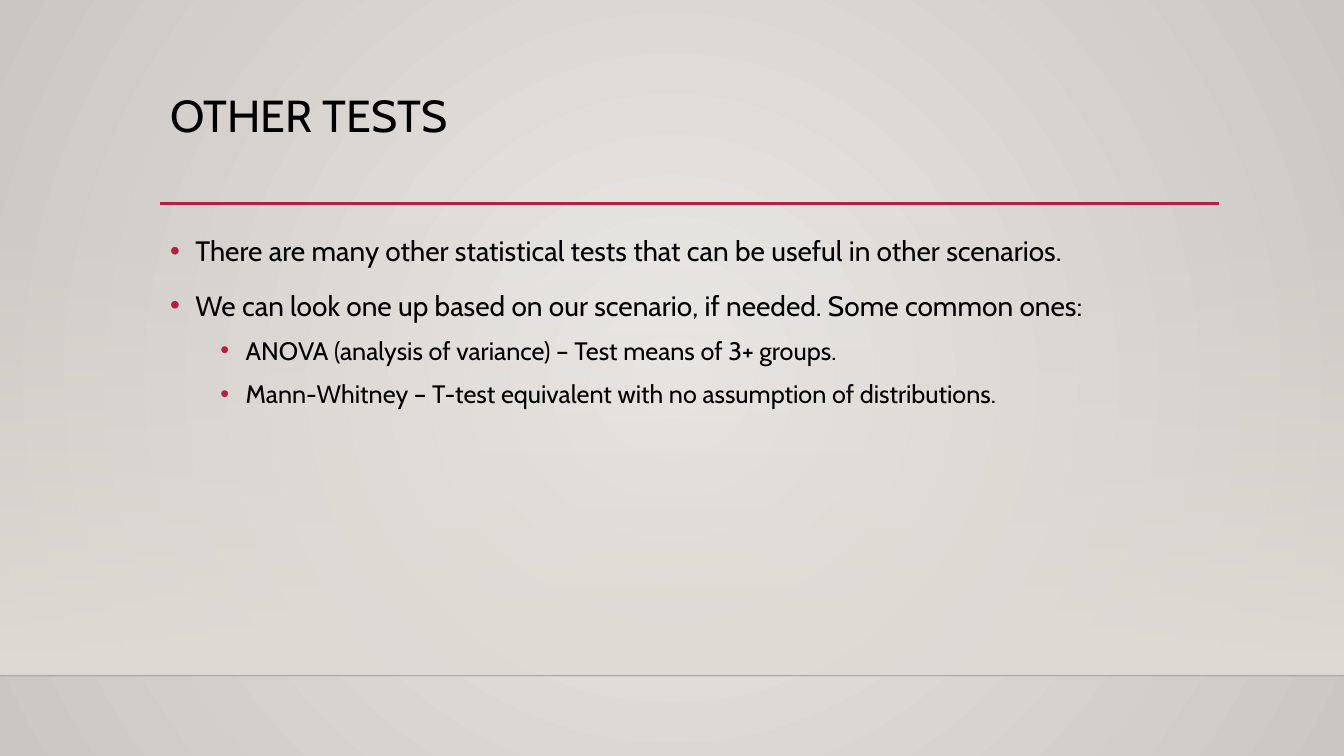
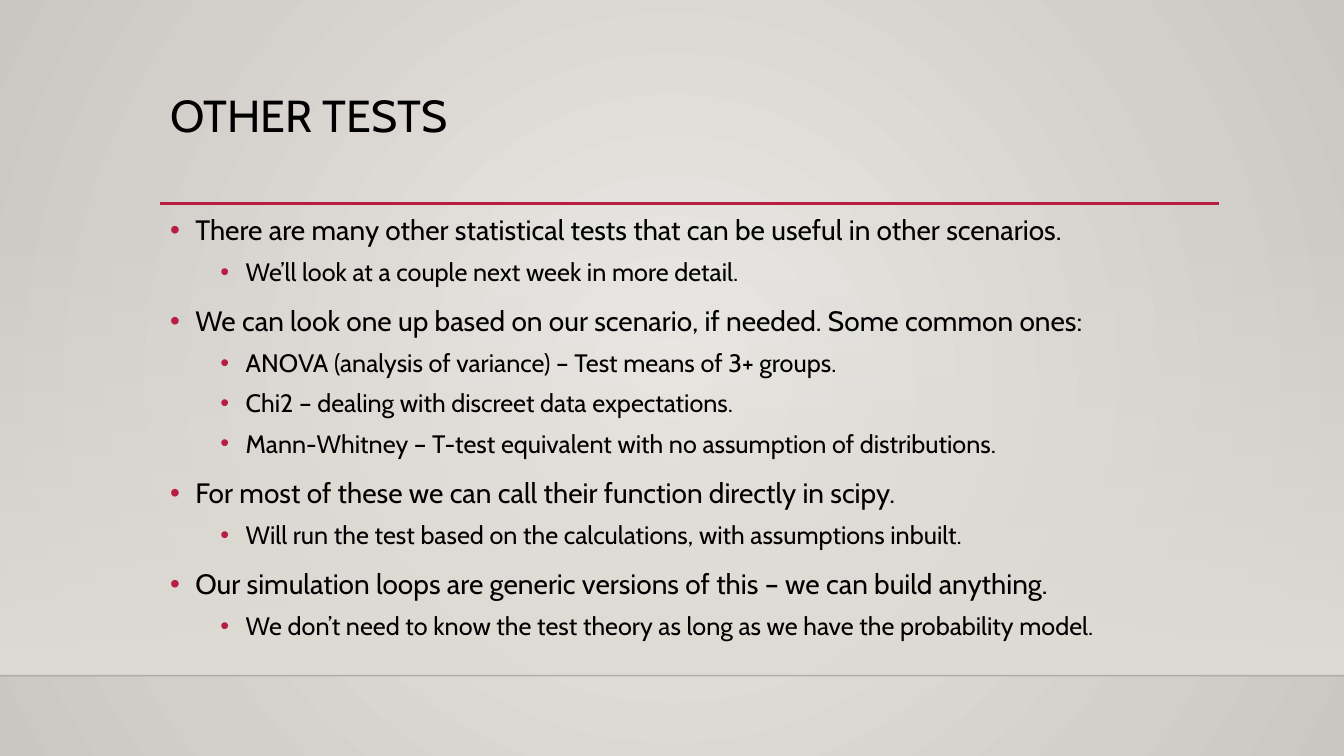
Before and after one commit to AkeemSemperDataScience/Basic_Stats_in_Python_Student_Repository, a slide deck: slide 42 of reference_material/slides/018_Hypothesis_Test.pptx (slide 41 before the commit). Drawn at 1344x756 pixels with LibreOffice and Linux fonts; fonts in the diff are those of the drawing; background and template pictures are left out. Boxes give left, top, right and bottom in pixels: in the first picture for what was removed or moved away, otherwise in the second. Text is boxed around its words. In the diff, an @@ line names an element or a change of style, - is before the commit and + after.

```diff
--- a/reference_material/slides/018_Hypothesis_Test.pptx
+++ b/reference_material/slides/018_Hypothesis_Test.pptx
@@ text "There are many other statistical ...": place and size @@
-text "There are many other statistical ..." at [195,240,1083,409]
+text "There are many other statistical ..." at [195,219,1093,641]
@@ text at [195,219,1083,459]: line spacing 1.2 to 1.1 @@
@@ text at [246,262,738,287]: paragraph added @@
+  • We’ll look at a couple next week in more detail.
@@ text at [246,393,733,419]: paragraph added @@
+  • Chi2 – dealing with discreet data expectations.
@@ text at [195,482,1093,641]: paragraphs added @@
+• For most of these we can call their function directly in scipy.
+  • Will run the test based on the calculations, with assumptions inbuilt.
+• Our simulation loops are generic versions of this – we can build anything.
+  • We don’t need to know the test theory as long as we have the probability model.
```
Also in this commit, not shown: 5 other slides changed, 10 slides added, 6 slides removed, 7 other files.
